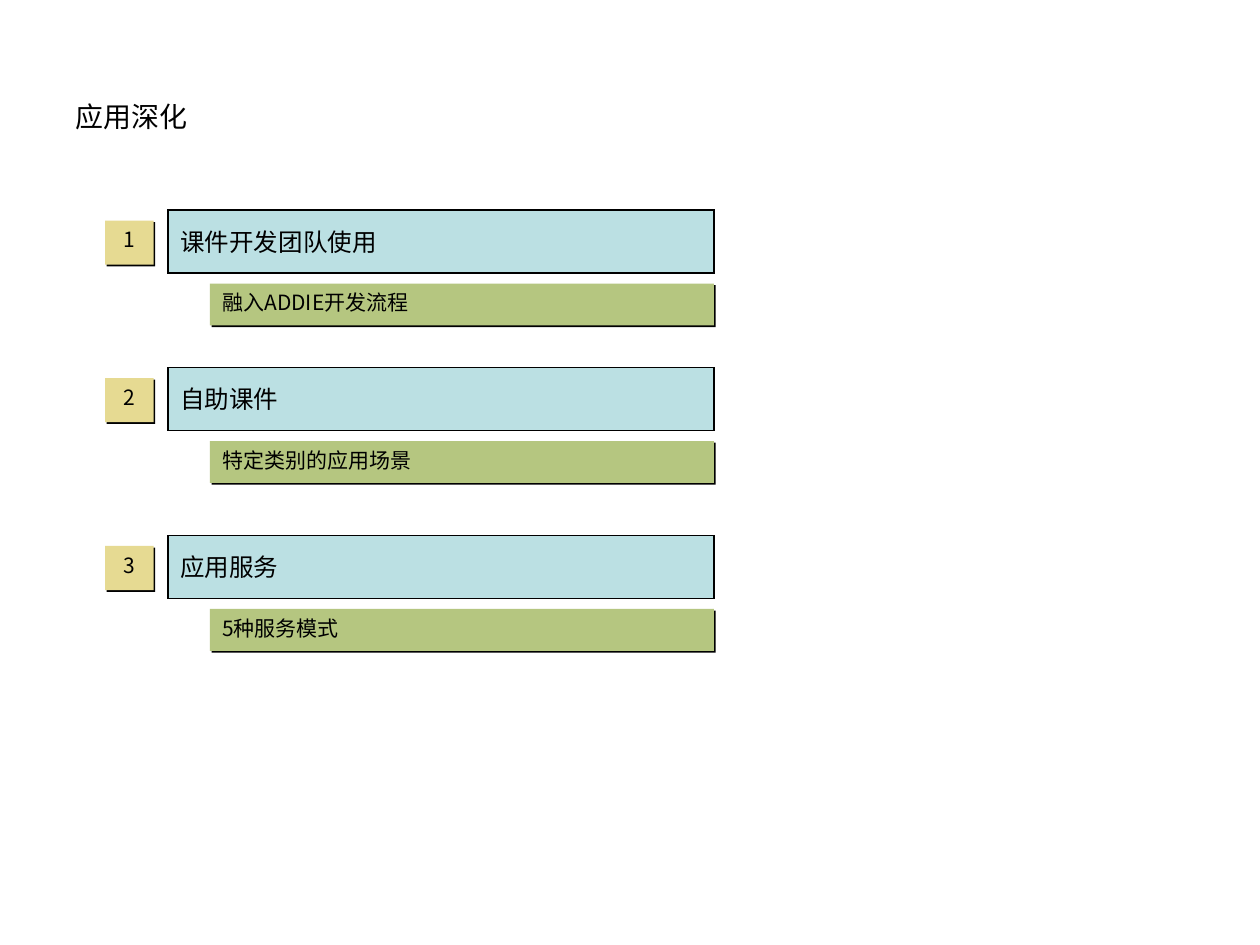
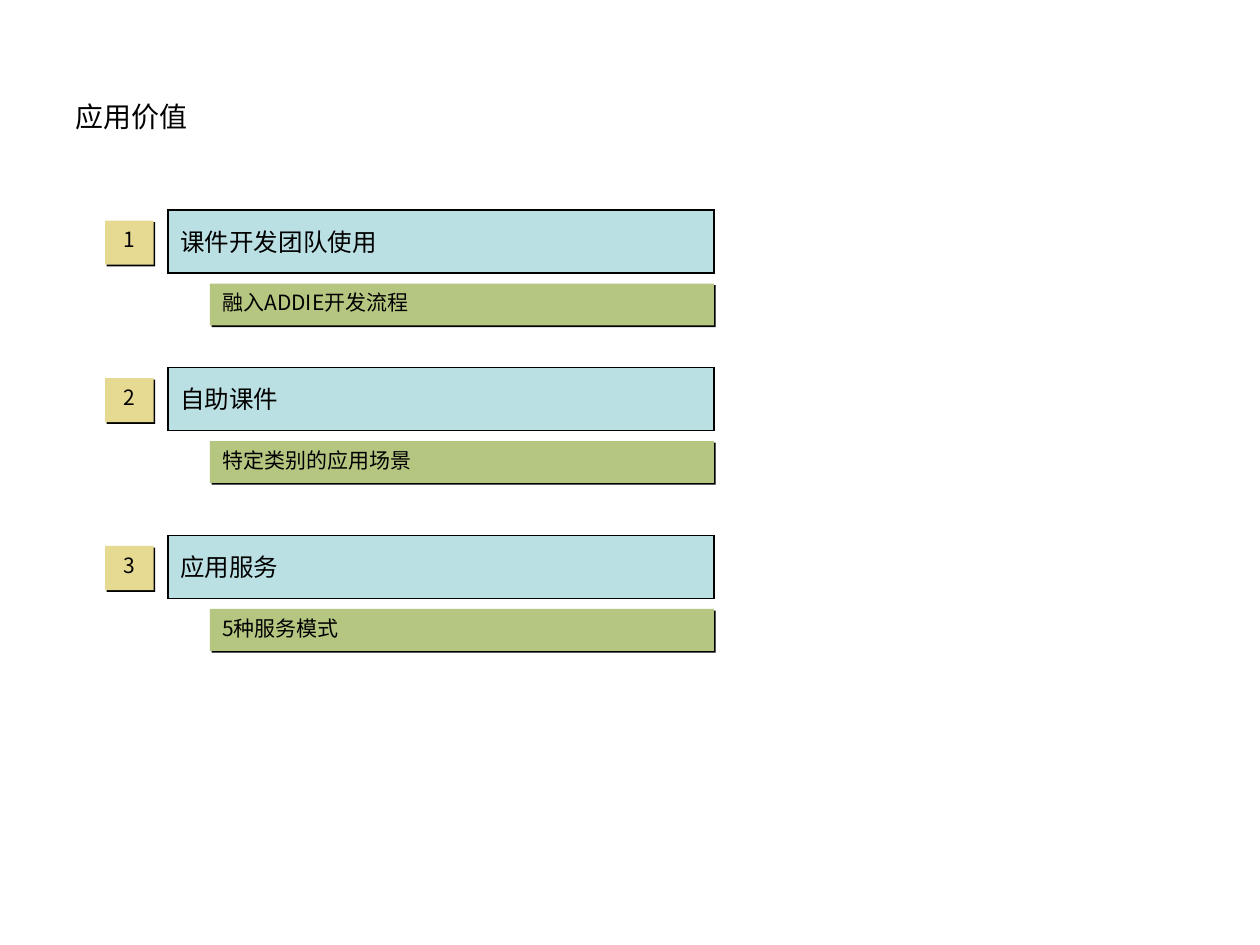
Before and after one commit to myedlt/myflash, a slide deck: slide 15 of docu/CWArch/课件模型.ppt (slide 12 before the commit). Drawn at 1260x945 pixels with LibreOffice and Linux fonts; fonts in the diff are those of the drawing. Boxes give left, top, right and bottom in pixels: in the first picture for what was removed or moved away, otherwise in the second. Text is boxed around its words. In the diff, an @@ line names an element or a change of style, - is before the commit and + after.

```diff
--- a/docu/CWArch/课件模型.ppt
+++ b/docu/CWArch/课件模型.ppt
@@ title at <box>75,103,187,130</box>: text changed @@
-应用深化
+应用价值
```
Also in this commit, not shown: 4 other slides changed, 4 slides added, 2 other files.
